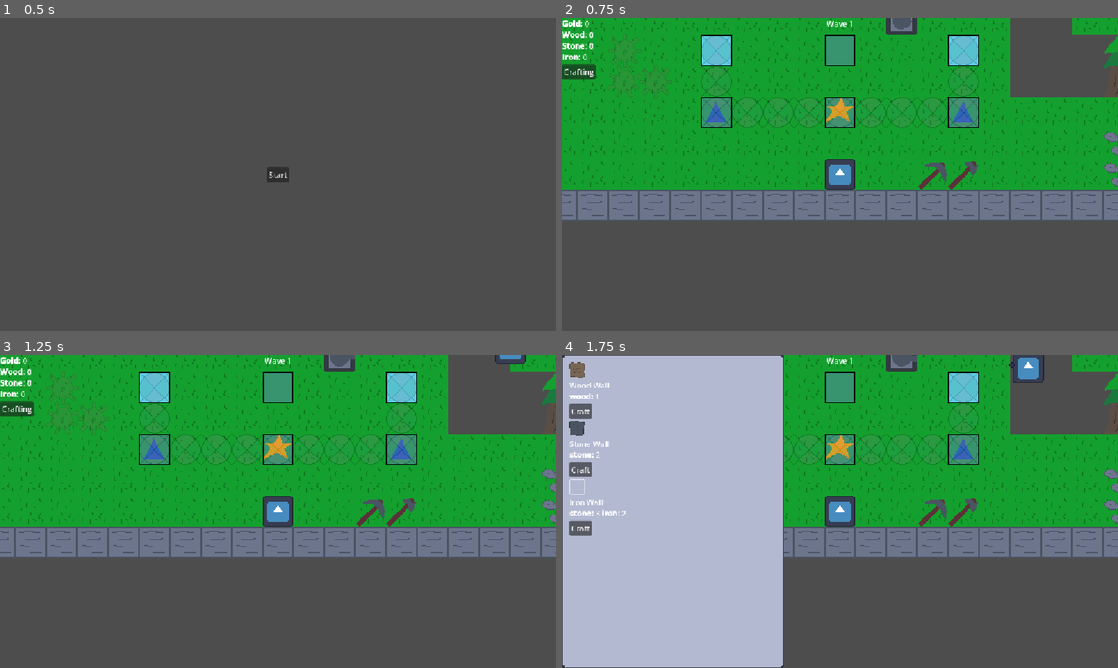
Above: before the commit, frames 1-4 (two rows, left to right).
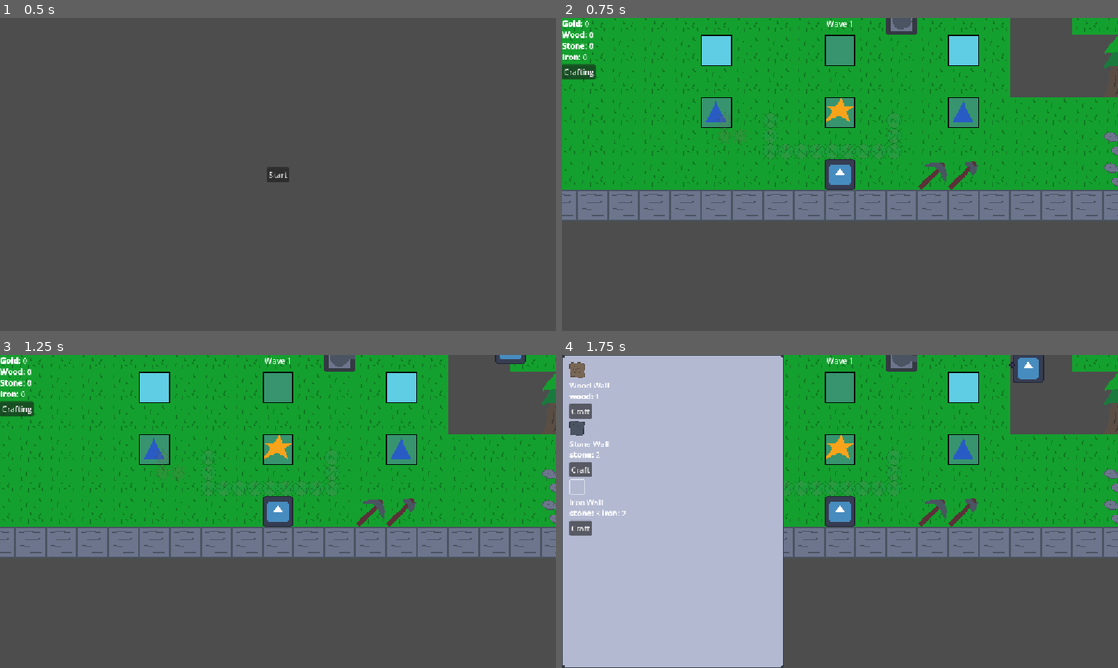
Above: after the commit, the same moments.

Repository: Deeeeelan/serious-game
Game: Godot game, scene res://scenes/title_screen.tscn
Two runs of this game, one before a commit and one after it. Both use one fixed random seed, a clock stepped at 60 frames per second and the inputs below. The engine's default icon, where the game draws it, is replaced by a stand-in: a white triangle on a blue panel in a dark square.
Inputs:
- Up to frame 1 (0.5 s): no input
- Up to frame 2 (0.75 s): click "Start" at 0.5 s
- Up to frame 3 (1.25 s): no input
- Up to frame 4 (1.75 s): click "Crafting" at 1.25 s

Frame 1 is identical in both runs. In frame 2, 1.3% of the frame differs, in the area x 25-75%, y 5-46%; in frame 3, 1.3%; in frame 4, 0.9%.

Commit message:
update gearmanager

Diff:
--- a/scenes/game.tscn
+++ b/scenes/game.tscn
@@ -16,7 +16,7 @@
 [sub_resource type="TileSetAtlasSource" id="TileSetAtlasSource_kvuet"]
 resource_name = "GearsAndGens"
 texture = ExtResource("2_dinhu")
-0:0/size_in_atlas = Vector2i(3, 3)
+texture_region_size = Vector2i(48, 48)
 0:0/animation_columns = 6
 0:0/animation_speed = 5.0
 0:0/animation_frame_0/duration = 1.0
@@ -26,28 +26,6 @@
 0:0/animation_frame_4/duration = 1.0
 0:0/animation_frame_5/duration = 1.0
 0:0/0 = 0
-0:3/size_in_atlas = Vector2i(3, 3)
-0:3/animation_columns = 6
-0:3/animation_speed = 10.0
-0:3/animation_frame_0/duration = 1.0
-0:3/animation_frame_1/duration = 1.0
-0:3/animation_frame_2/duration = 1.0
-0:3/animation_frame_3/duration = 1.0
-0:3/animation_frame_4/duration = 1.0
-0:3/animation_frame_5/duration = 1.0
-0:3/0 = 0
-0:6/size_in_atlas = Vector2i(3, 3)
-0:6/animation_columns = 6
-0:6/animation_speed = 20.0
-0:6/animation_frame_0/duration = 1.0
-0:6/animation_frame_1/duration = 1.0
-0:6/animation_frame_2/duration = 1.0
-0:6/animation_frame_3/duration = 1.0
-0:6/animation_frame_4/duration = 1.0
-0:6/animation_frame_5/duration = 1.0
-0:6/0 = 0
-0:9/size_in_atlas = Vector2i(3, 3)
-0:9/0 = 0
 21:0/size_in_atlas = Vector2i(3, 3)
 21:0/animation_columns = 6
 21:0/animation_speed = 5.0
@@ -78,6 +56,25 @@
 21:6/animation_frame_4/duration = 1.0
 21:6/animation_frame_5/duration = 1.0
 21:6/0 = 0
+0:1/animation_columns = 6
+0:1/animation_speed = 10.0
+0:1/animation_frame_0/duration = 1.0
+0:1/animation_frame_1/duration = 1.0
+0:1/animation_frame_2/duration = 1.0
+0:1/animation_frame_3/duration = 1.0
+0:1/animation_frame_4/duration = 1.0
+0:1/animation_frame_5/duration = 1.0
+0:1/0 = 0
+0:2/animation_columns = 6
+0:2/animation_speed = 20.0
+0:2/animation_frame_0/duration = 1.0
+0:2/animation_frame_1/duration = 1.0
+0:2/animation_frame_2/duration = 1.0
+0:2/animation_frame_3/duration = 1.0
+0:2/animation_frame_4/duration = 1.0
+0:2/animation_frame_5/duration = 1.0
+0:2/0 = 0
+0:3/0 = 0
 
 [sub_resource type="TileSet" id="TileSet_b12ix"]
 sources/0 = SubResource("TileSetAtlasSource_kvuet")
@@ -120,7 +117,6 @@
 tile_set = ExtResource("1_uwrxv")
 
 [node name="GearAndGenMap" type="TileMapLayer" parent="Node2D/Terrain" unique_id=965642568]
-scale = Vector2(2, 2)
 tile_set = SubResource("TileSet_b12ix")
 
 [node name="Underground" type="TileMapLayer" parent="Node2D/Terrain/GearAndGenMap" unique_id=1655468512]
--- a/scripts/gear_manager.gd
+++ b/scripts/gear_manager.gd
@@ -92,7 +92,7 @@
 		if component.genID == 0:
 			if component.visualSpeed == 0:
 				componentMap.set_cell(componentCoords, 0, Vector2i(0, 9))
-			elif component.visualSpeed < 0:
+			elif componentCoords.x < 0:
 				@warning_ignore("integer_division")
 				componentMap.set_cell(componentCoords, 0, Vector2i(21, int(3 * log(component.visualSpeed / 5) / log(2))))
 			else:
@@ -124,6 +124,13 @@
 		print("nothing at startpos")
 	updateGearLogic()
 	updateGearRendering()
+
+func placeComponent(component: Component, location: Vector2i) -> void:
+	components[location] = component
+	if component.genID == 0:
+		gears.append(location)
+	else:
+		generators.append(location)
 
 ## @deprecated: Testing purposes only
 func placeGear(playerTilemapCoords: Vector2i) -> void:
